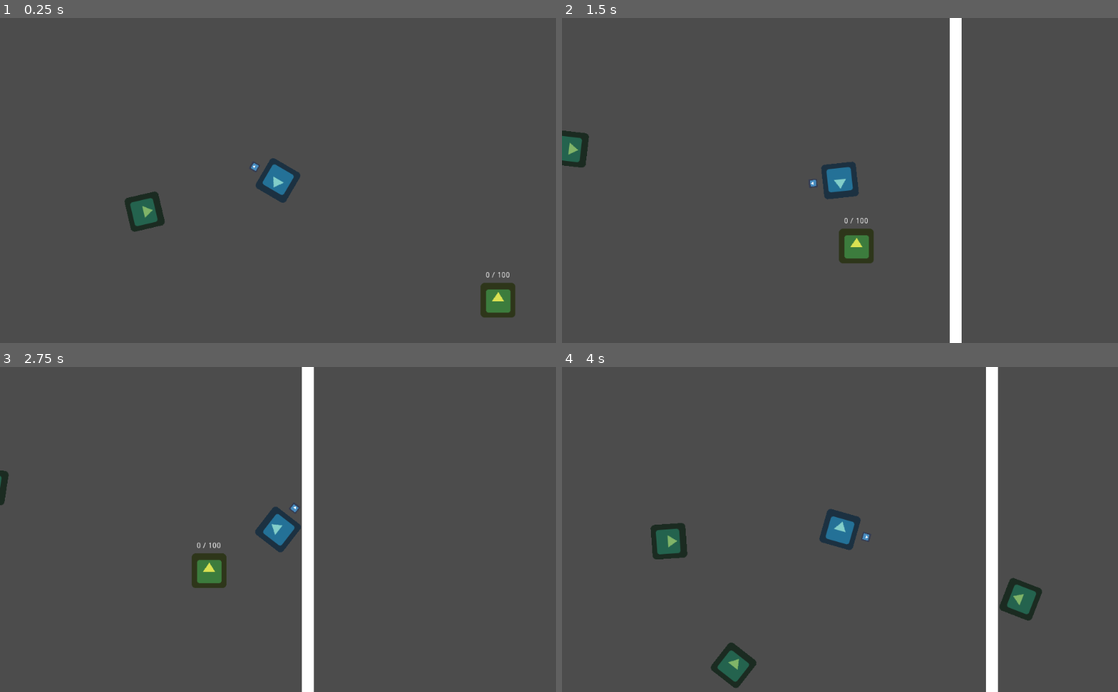
Above: before the commit, frames 1-4 (two rows, left to right).
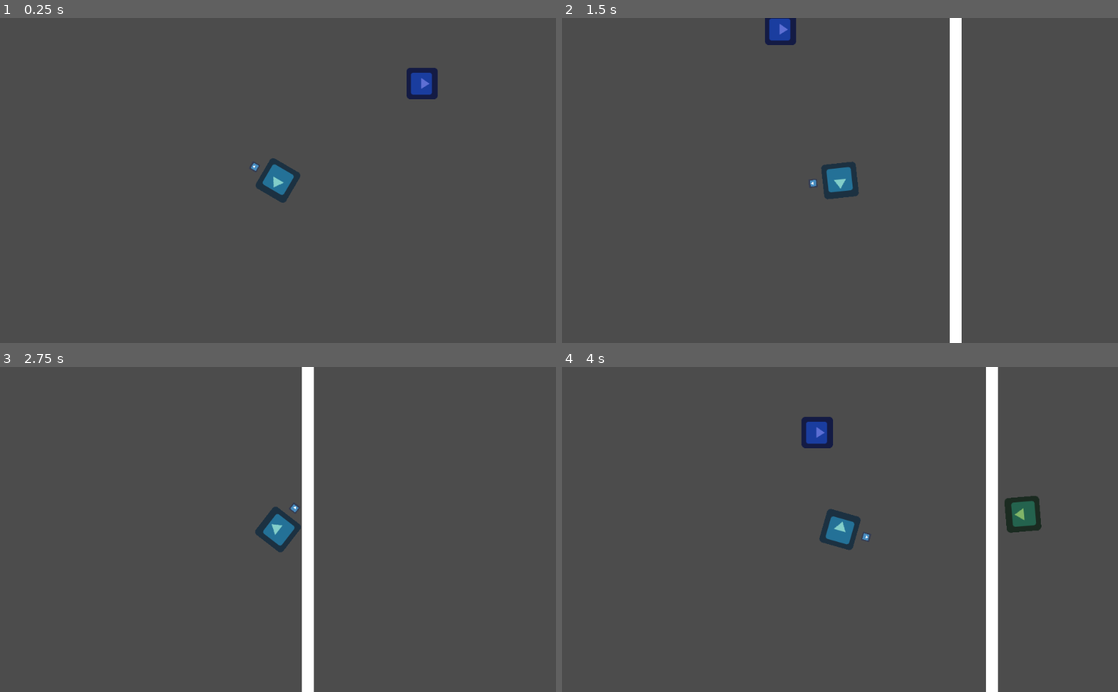
Above: after the commit, the same moments.

Repository: moisesjbc/spain-game-dev-jam-3
Game: Godot game, scene res://gameplay/main/main.tscn
Two runs of this game, one before a commit and one after it. Both use one fixed random seed, a clock stepped at 60 frames per second and the inputs below. The engine's default icon, where the game draws it, is replaced by a stand-in: a white triangle on a blue panel in a dark square.
Inputs (mouse positions are in pixels of both pictures, inside the frame that each line leads up to):
- Up to frame 1 (0.25 s): no input
- Up to frame 2 (1.5 s): move the mouse to (962, 164) at 0.52 s; hold Right (ui_right) 0.53-1.28 s; move the mouse to (728, 196) at 1.27 s; hold Down (ui_down) from 1.28 s (still down)
- Up to frame 3 (2.75 s): move the mouse to (333, 458) at 2.02 s; release Down (ui_down) at 2.03 s; hold Right (ui_right) from 2.03 s (still down)
- Up to frame 4 (4 s): move the mouse to (812, 594) at 2.77 s; release Right (ui_right) at 2.78 s; hold Up (ui_up) 2.78-3.53 s; move the mouse to (1006, 578) at 3.52 s; hold Left (ui_left) from 3.53 s (still down)

The runs differ from the first frame. In frame 1, 1.9% of the frame differs, in the area x 22-93%, y 15-93%; in frame 2, 1.6%; in frame 3, 0.8%; in frame 4, 3.2%, in the area x 15-87%, y 15-99%.

Commit message:
Añadido respawn aleatorio de edificios

Diff:
--- /dev/null
+++ b/godot-project/gameplay/environment/interactuables_respawn/interactuables_respawn.gd
@@ -0,0 +1,14 @@
+extends Node2D
+
+
+func get_building_respawn_position():
+	var position_index = randi() % len($buildings_respawn_areas.get_children())
+	var respawn_area = $buildings_respawn_areas.get_child(position_index)
+
+	var respawn_position = respawn_area.global_position
+	respawn_position.x += -50 + randi() % 100
+	respawn_position.y += -50 + randi() % 100
+
+	$buildings_respawn_areas.remove_child(respawn_area)
+
+	return respawn_position
--- /dev/null
+++ b/godot-project/gameplay/environment/interactuables_respawn/interactuables_respawn.tscn
@@ -0,0 +1,80 @@
+[gd_scene load_steps=2 format=2]
+
+[ext_resource path="res://gameplay/environment/interactuables_respawn/interactuables_respawn.gd" type="Script" id=1]
+
+[node name="interactuables_respawn" type="Node2D"]
+script = ExtResource( 1 )
+
+[node name="buildings_respawn_areas" type="Node2D" parent="."]
+
+[node name="b0" type="Position2D" parent="buildings_respawn_areas"]
+position = Vector2( -429.378, -302.204 )
+
+[node name="b1" type="Position2D" parent="buildings_respawn_areas"]
+position = Vector2( 1.77557, -303.539 )
+
+[node name="b2" type="Position2D" parent="buildings_respawn_areas"]
+position = Vector2( 451.617, -298.2 )
+
+[node name="b3" type="Position2D" parent="buildings_respawn_areas"]
+position = Vector2( -429.378, -64.6027 )
+
+[node name="b4" type="Position2D" parent="buildings_respawn_areas"]
+position = Vector2( 1.77557, -72.6117 )
+
+[node name="b5" type="Position2D" parent="buildings_respawn_areas"]
+position = Vector2( 459.626, -81.9556 )
+
+[node name="b6" type="Position2D" parent="buildings_respawn_areas"]
+position = Vector2( -432.047, 193.021 )
+
+[node name="b7" type="Position2D" parent="buildings_respawn_areas"]
+position = Vector2( 0.440735, 187.682 )
+
+[node name="b8" type="Position2D" parent="buildings_respawn_areas"]
+position = Vector2( 460.961, 187.682 )
+
+[node name="b9" type="Position2D" parent="buildings_respawn_areas"]
+position = Vector2( -424.038, 397.252 )
+
+[node name="b10" type="Position2D" parent="buildings_respawn_areas"]
+position = Vector2( 1.77557, 395.917 )
+
+[node name="b11" type="Position2D" parent="buildings_respawn_areas"]
+position = Vector2( 466.3, 401.256 )
+
+[node name="b12" type="Position2D" parent="buildings_respawn_areas"]
+position = Vector2( -432.125, 636.457 )
+
+[node name="b13" type="Position2D" parent="buildings_respawn_areas"]
+position = Vector2( -1.98273, 623.744 )
+
+[node name="b14" type="Position2D" parent="buildings_respawn_areas"]
+position = Vector2( 479.013, 627.982 )
+
+[node name="b15" type="Position2D" parent="buildings_respawn_areas"]
+position = Vector2( -436.362, 882.253 )
+
+[node name="b16" type="Position2D" parent="buildings_respawn_areas"]
+position = Vector2( 6.4931, 884.372 )
+
+[node name="b17" type="Position2D" parent="buildings_respawn_areas"]
+position = Vector2( 481.133, 890.728 )
+
+[node name="b18" type="Position2D" parent="buildings_respawn_areas"]
+position = Vector2( 834.993, -297.989 )
+
+[node name="b19" type="Position2D" parent="buildings_respawn_areas"]
+position = Vector2( 834.993, -88.2154 )
+
+[node name="b20" type="Position2D" parent="buildings_respawn_areas"]
+position = Vector2( 824.399, 197.84 )
+
+[node name="b21" type="Position2D" parent="buildings_respawn_areas"]
+position = Vector2( 820.161, 397.019 )
+
+[node name="b22" type="Position2D" parent="buildings_respawn_areas"]
+position = Vector2( 830.755, 630.101 )
+
+[node name="b23" type="Position2D" parent="buildings_respawn_areas"]
+position = Vector2( 841.35, 890.729 )
--- a/godot-project/gameplay/main/main.gd
+++ b/godot-project/gameplay/main/main.gd
@@ -1,5 +1,13 @@
 extends Node2D
 
+export (int) var n_generators = 2
+export (int) var n_turrets = 4
+
+
+func _ready():
+	_respawn_buildings("res://gameplay/buildings/generator/generator.tscn", n_generators)
+	_respawn_buildings("res://gameplay/buildings/turret/turret.tscn", n_turrets)
+	_respawn_buildings("res://gameplay/buildings/investigation_centre/investigation_centre.tscn", 1)
 
 func _on_player_player_died():
 	$gui/ingame_menu.display(Types.IngameMenu.GAME_OVER)
@@ -7,3 +15,11 @@
 
 func _on_investigation_centre_investigation_completed():
 	$gui/ingame_menu.display(Types.IngameMenu.VICTORY)
+
+
+func _respawn_buildings(building_scene_path, n_buildings):
+	var building_scene = load(building_scene_path)
+	for i in range(0, n_buildings):
+		var building = building_scene.instance()
+		building.global_position = $interactuables_respawn.get_building_respawn_position()
+		add_child(building)
--- a/godot-project/gameplay/main/main.tscn
+++ b/godot-project/gameplay/main/main.tscn
@@ -1,31 +1,20 @@
-[gd_scene load_steps=12 format=2]
+[gd_scene load_steps=10 format=2]
 
 [ext_resource path="res://gameplay/player_actions/player_actions.tscn" type="PackedScene" id=1]
 [ext_resource path="res://gameplay/player/player.tscn" type="PackedScene" id=2]
-[ext_resource path="res://gameplay/phantom/phantom.tscn" type="PackedScene" id=3]
 [ext_resource path="res://gameplay/buildings/turret/turret.tscn" type="PackedScene" id=4]
-[ext_resource path="res://gameplay/buildings/generator/generator.tscn" type="PackedScene" id=5]
 [ext_resource path="res://gameplay/connections/connections.tscn" type="PackedScene" id=6]
 [ext_resource path="res://gameplay/environment/walls/walls.tscn" type="PackedScene" id=7]
 [ext_resource path="res://gameplay/environment/phantoms_respawn/phantoms_respawn.tscn" type="PackedScene" id=8]
 [ext_resource path="res://menus/game_over_menu/ingame_menu.tscn" type="PackedScene" id=9]
 [ext_resource path="res://gameplay/main/main.gd" type="Script" id=10]
-[ext_resource path="res://gameplay/buildings/investigation_centre/investigation_centre.tscn" type="PackedScene" id=11]
+[ext_resource path="res://gameplay/environment/interactuables_respawn/interactuables_respawn.tscn" type="PackedScene" id=12]
 
 [node name="main" type="Node2D"]
 script = ExtResource( 10 )
 
 [node name="player" parent="." instance=ExtResource( 2 )]
 position = Vector2( 871.969, 437.781 )
-
-[node name="phantom2" parent="." instance=ExtResource( 3 )]
-position = Vector2( 602, 501 )
-
-[node name="phantom" parent="." instance=ExtResource( 3 )]
-position = Vector2( 523.924, 48.7216 )
-
-[node name="generator" parent="." instance=ExtResource( 5 )]
-position = Vector2( 89.4341, 72.0812 )
 
 [node name="connections" parent="." instance=ExtResource( 6 )]
 
@@ -43,13 +32,13 @@
 [node name="ingame_menu" parent="gui" instance=ExtResource( 9 )]
 visible = false
 
-[node name="investigation_centre" parent="." instance=ExtResource( 11 )]
-position = Vector2( 1277.21, 658.821 )
-
 [node name="turret2" parent="." instance=ExtResource( 4 )]
 position = Vector2( 196.001, 262.747 )
 
 [node name="turret3" parent="." instance=ExtResource( 4 )]
 position = Vector2( -82.6382, 74.1625 )
+
+[node name="interactuables_respawn" parent="." instance=ExtResource( 12 )]
+position = Vector2( 220.617, -2.82843 )
+scale = Vector2( 1.1, 1.2 )
 [connection signal="player_died" from="player" to="." method="_on_player_player_died"]
-[connection signal="investigation_completed" from="investigation_centre" to="." method="_on_investigation_centre_investigation_completed"]
